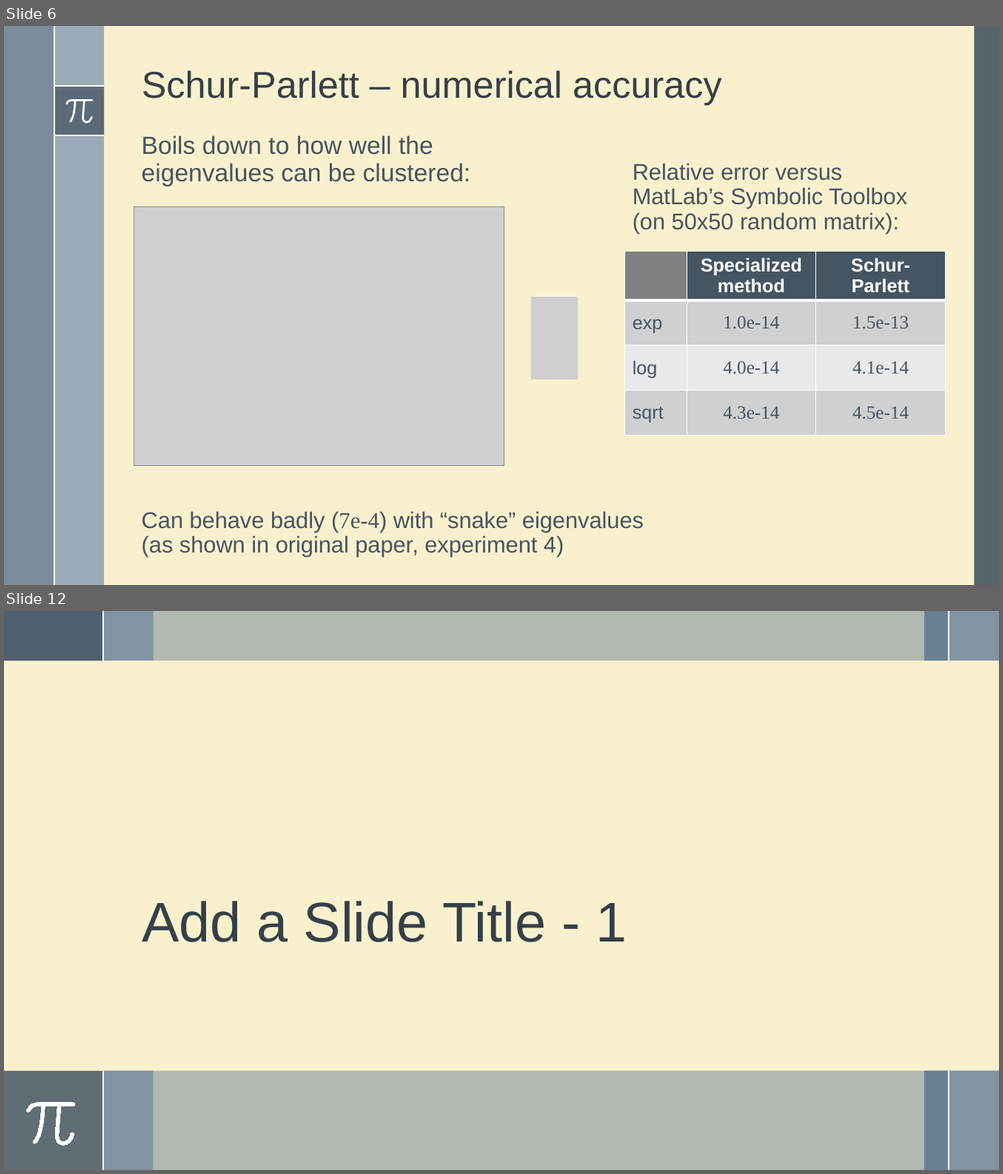
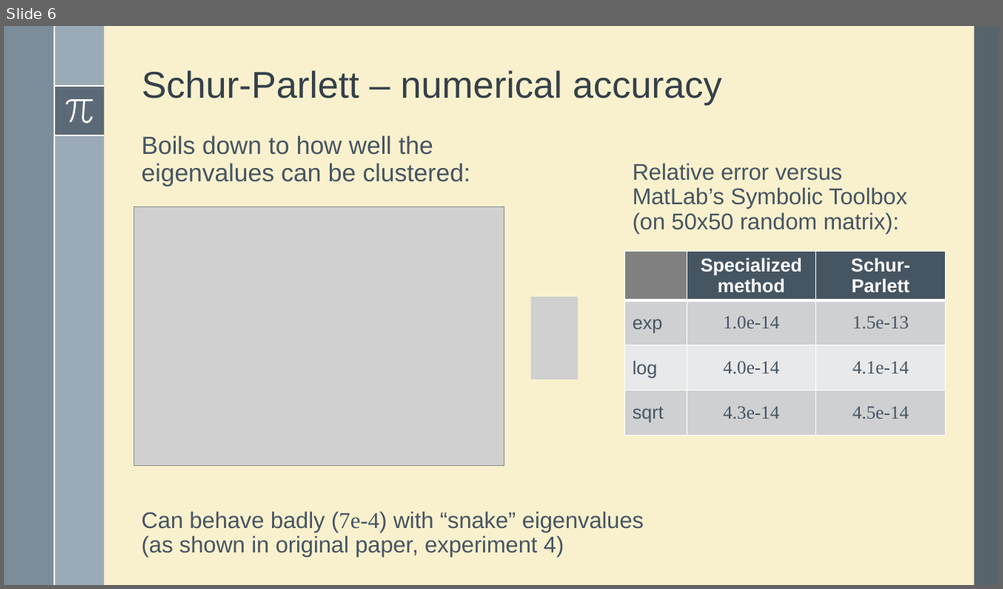
Before and after one commit to robzan8/MatFun.jl, a slide deck: docs/slides pd2ggaln/MatFun.pptx. Shown one above the other, each under a label of ours: slides 6 and 12 before the commit, slide 6 after it; the slides between them are not shown. The pictures are 1003x1174 and 1003x589 pixels, drawn with LibreOffice and Linux fonts; fonts in the diff are those of the drawing; grey boxes stand for pictures. Boxes give left, top, right and bottom in pixels: in the first picture for what was removed or moved away, otherwise in the second. Text is boxed around its words. In the diff, an @@ line names an element or a change of style, - is before the commit and + after.

```diff
--- a/docs/slides pd2ggaln/MatFun.pptx
+++ b/docs/slides pd2ggaln/MatFun.pptx
@@ slide 12 removed at [4,611,999,1170], background #F9F1CE @@
@@ rectangle removed at [4,611,103,661] @@
@@ rectangle removed at [4,611,999,661] @@
@@ rectangle removed at [4,611,103,661] @@
@@ rectangle removed at [103,611,153,661] @@
@@ line removed from (103, 611) to (103, 661) @@
@@ rectangle removed at [924,611,948,661] @@
@@ rectangle removed at [948,611,999,661] @@
@@ line removed from (948, 611) to (948, 661) @@
@@ title removed at [142,901,626,943] @@
-Add a Slide Title - 1
@@ rectangle removed at [4,1071,999,1170] @@
@@ rectangle removed at [4,1071,103,1170] @@
@@ rectangle removed at [103,1071,153,1170] @@
@@ line removed from (103, 1071) to (103, 1170) @@
@@ rectangle removed at [924,1071,948,1170] @@
@@ rectangle removed at [948,1071,999,1170] @@
@@ line removed from (948, 1071) to (948, 1170) @@
@@ freeform shape removed at [26,1103,75,1146] @@
```
Also in this commit, not shown: 3 slides changed, 7 slides added, 3 other slides removed, 12 other files.
